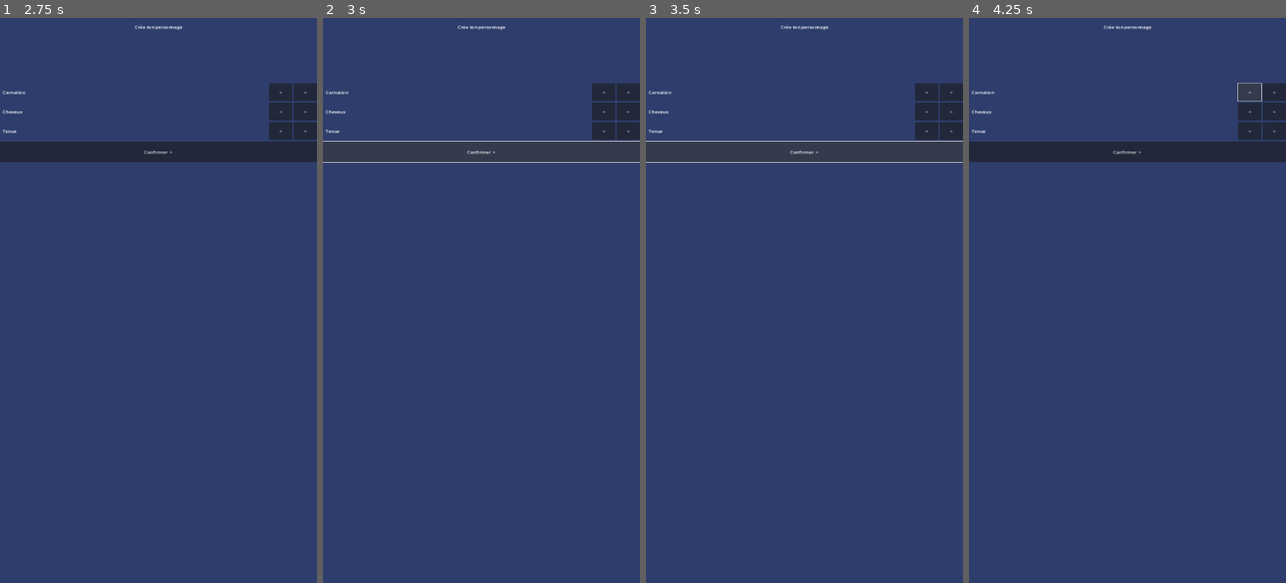
Above: before the commit, frames 1-4 (left to right).
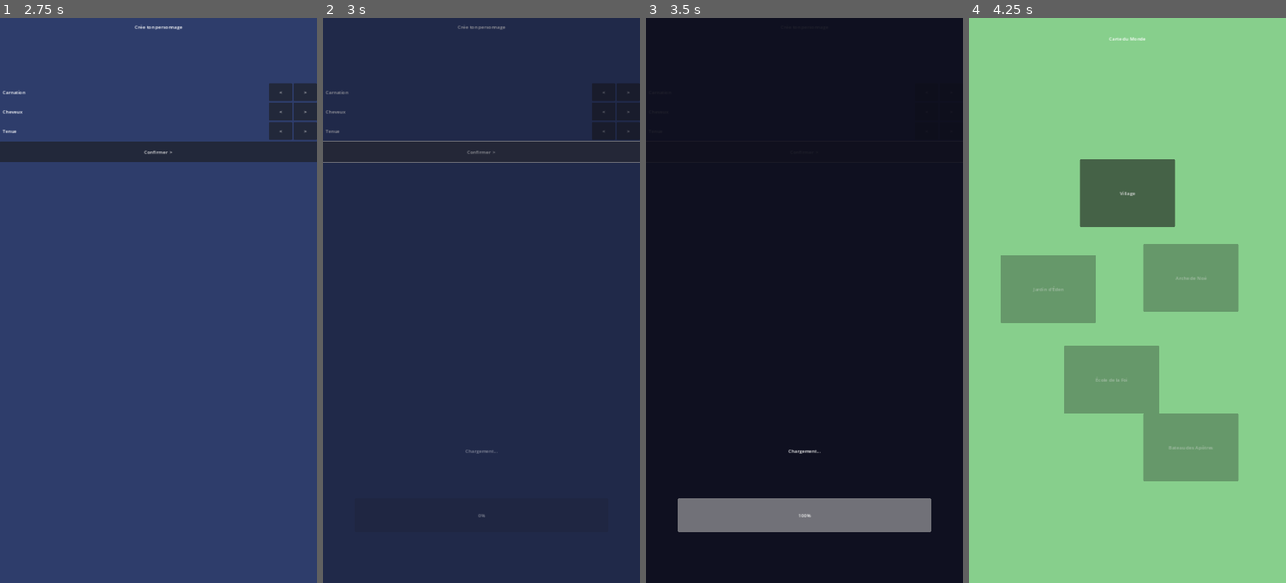
Above: after the commit, the same moments.

Repository: aineotech/BibleWorldKids-Godot
Game: Godot game, scene res://_Game/Scenes/Boot.tscn
The game is run twice, just before and just after one commit, with the same random seed, the same clock (stepped at 60 frames per second) and the same inputs.
Inputs (mouse positions are in pixels of both pictures, inside the frame that each line leads up to):
- Up to frame 1 (2.75 s): tap Enter at 0.5 s; move the mouse to (228, 272) at 0.52 s; hold Right (ui_right) 0.53-1.25 s; hold Space (action_principale) 0.53-1.25 s; click (228, 272) at 0.67 s; drag from (95, 328) to (142, 413) at 1.27 s; tap Space (action_principale) at 2 s; move the mouse to (190, 176) at 2.02 s; hold Right (ui_right) from 2.03 s (still down); hold Space (action_principale) from 2.03 s (still down)
- Up to frame 2 (3 s): release Right (ui_right) at 2.75 s; release Space (action_principale) at 2.75 s; click "Confirmer >" at 2.75 s
- Up to frame 3 (3.5 s): no input
- Up to frame 4 (4.25 s): click "<" at 3.5 s

Frame 1 is identical in both runs. In frame 2, 95% of the frame differs, in the area x 0-100%, y 0-100%; in frame 3, 100%; in frame 4, 100%.

Commit message:
fix(ui): @onready avatar + chemins boutons corriges VBox/...
- Export NodePath fragile dans .tscn manuel -> remplace par @onready
- Chemins mis a jour : Controles/... -> VBox/..., BtnConfirmer -> VBox/BtnConfirmer
- confirmer() ne plante plus si avatar null

Co-Authored-By: Claude Sonnet 4.6 <noreply@anthropic.com>

Diff:
--- a/_Game/Scenes/CreateurAvatar.tscn
+++ b/_Game/Scenes/CreateurAvatar.tscn
@@ -9,7 +9,6 @@
 anchor_bottom = 1.0
 grow_horizontal = 2
 grow_vertical = 2
-avatar = NodePath("VBox/EspaceAvatar/Avatar")
 
 [node name="Fond" type="ColorRect" parent="."]
 anchor_right = 1.0
--- a/_Game/Scripts/UI/UIPersonnalisation.gd
+++ b/_Game/Scripts/UI/UIPersonnalisation.gd
@@ -1,9 +1,10 @@
 extends Control
 
-@export var avatar:           PersonnalisationAvatar
 @export var options_cheveux:  Array[ObjetSO] = []
 @export var options_tenues:   Array[ObjetSO] = []
 @export var nb_carnations:    int = 6
+
+@onready var avatar = $VBox/EspaceAvatar/Avatar
 
 var _carnation:    int = 0
 var _idx_cheveux:  int = 0
@@ -20,31 +21,36 @@
 func _connecter_boutons() -> void:
 	var _btn := func(chemin: String, cb: Callable) -> void:
 		var b := get_node_or_null(chemin)
-		if b: b.pressed.connect(cb)
-	_btn.call("Controles/LigneCarnation/BtnCarnationMoins", func(): naviguer_carnation(-1))
-	_btn.call("Controles/LigneCarnation/BtnCarnationPlus",  func(): naviguer_carnation( 1))
-	_btn.call("Controles/LigneCheveux/BtnCheveuxMoins",    func(): naviguer_cheveux(-1))
-	_btn.call("Controles/LigneCheveux/BtnCheveuxPlus",     func(): naviguer_cheveux( 1))
-	_btn.call("Controles/LigneTenue/BtnTenueMoins",        func(): naviguer_tenue(-1))
-	_btn.call("Controles/LigneTenue/BtnTenuePlus",         func(): naviguer_tenue( 1))
-	_btn.call("BtnConfirmer",                              confirmer)
+		if b:
+			b.pressed.connect(cb)
+	_btn.call("VBox/LigneCarnation/BtnCarnationMoins", func(): naviguer_carnation(-1))
+	_btn.call("VBox/LigneCarnation/BtnCarnationPlus",  func(): naviguer_carnation( 1))
+	_btn.call("VBox/LigneCheveux/BtnCheveuxMoins",    func(): naviguer_cheveux(-1))
+	_btn.call("VBox/LigneCheveux/BtnCheveuxPlus",     func(): naviguer_cheveux( 1))
+	_btn.call("VBox/LigneTenue/BtnTenueMoins",        func(): naviguer_tenue(-1))
+	_btn.call("VBox/LigneTenue/BtnTenuePlus",         func(): naviguer_tenue( 1))
+	_btn.call("VBox/BtnConfirmer",                    confirmer)
 
 func naviguer_carnation(delta: int) -> void:
 	_carnation = posmod(_carnation + delta, nb_carnations)
-	avatar.changer_carnation(_carnation)
+	if avatar:
+		avatar.changer_carnation(_carnation)
 
 func naviguer_cheveux(delta: int) -> void:
 	if options_cheveux.is_empty(): return
 	_idx_cheveux = posmod(_idx_cheveux + delta, options_cheveux.size())
-	avatar.appliquer_objet(options_cheveux[_idx_cheveux])
+	if avatar:
+		avatar.appliquer_objet(options_cheveux[_idx_cheveux])
 
 func naviguer_tenue(delta: int) -> void:
 	if options_tenues.is_empty(): return
 	_idx_tenue = posmod(_idx_tenue + delta, options_tenues.size())
-	avatar.appliquer_objet(options_tenues[_idx_tenue])
+	if avatar:
+		avatar.appliquer_objet(options_tenues[_idx_tenue])
 
 func confirmer() -> void:
-	avatar.sauvegarder()
+	if avatar:
+		avatar.sauvegarder()
 	ChargeurScene.charger_scene(Constantes.SCENE_CARTE)
 
 func _trouver_index(tableau: Array[ObjetSO], id: String) -> int:
